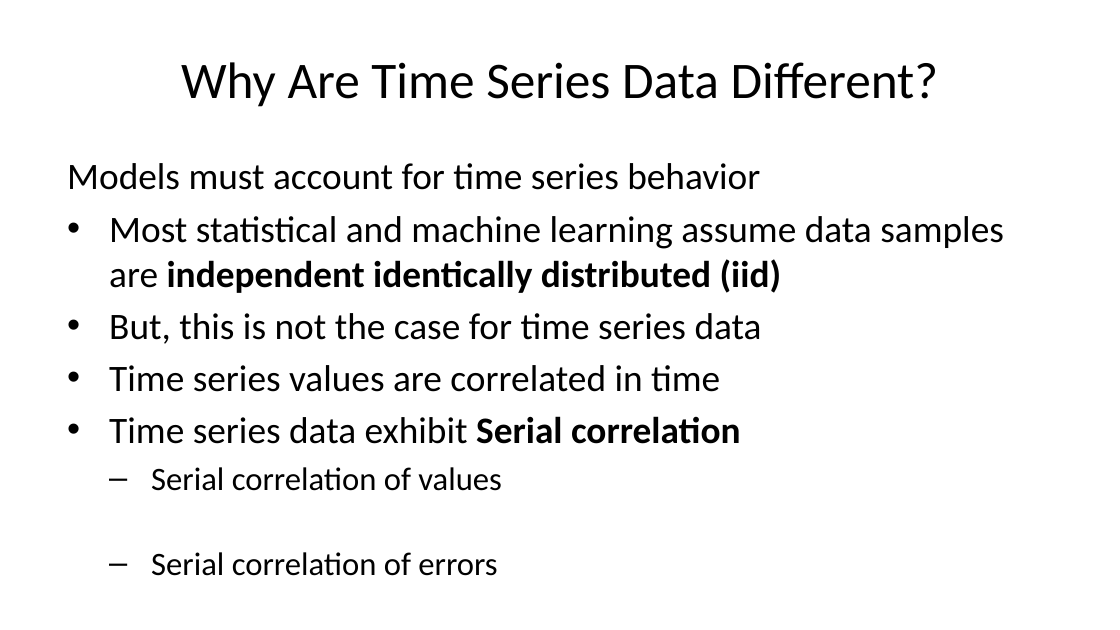
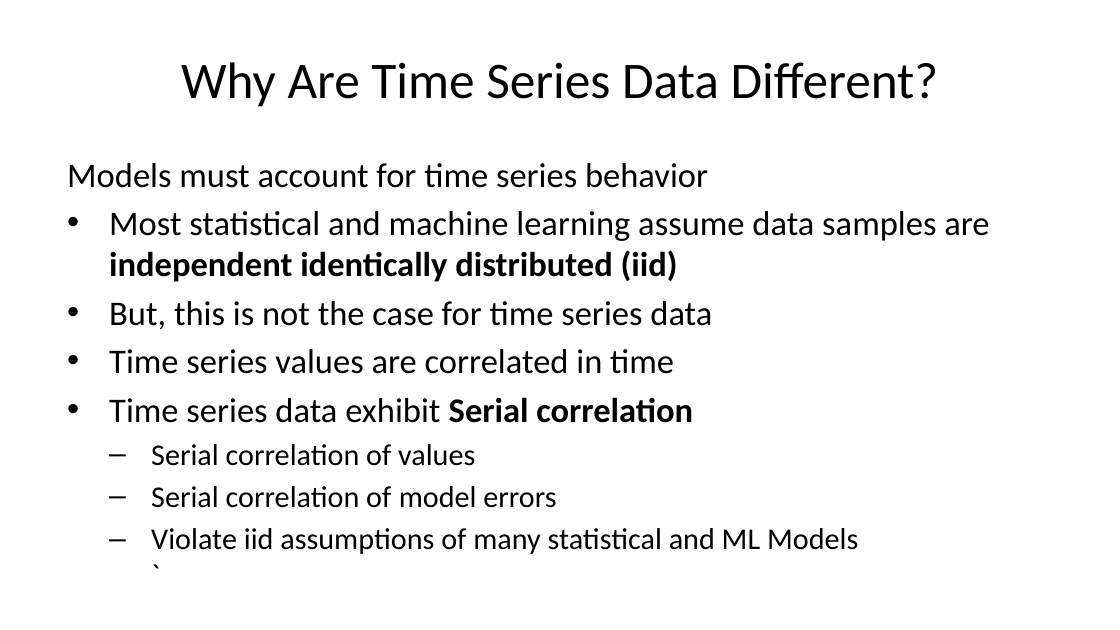
Before and after one commit to StephenElston/CSCI-E-83, a slide deck: slide 4 of LectureSlides/12_IntroductionToTimeSeriesForecasting.pptx. Drawn at 1120x630 pixels with LibreOffice and Linux fonts; fonts in the diff are those of the drawing. Boxes give left, top, right and bottom in pixels: in the first picture for what was removed or moved away, otherwise in the second. Text is boxed around its words. In the diff, an @@ line names an element or a change of style, - is before the commit and + after.

```diff
--- a/LectureSlides/12_IntroductionToTimeSeriesForecasting.pptx
+++ b/LectureSlides/12_IntroductionToTimeSeriesForecasting.pptx
@@ text at (x1=67, y1=163, x2=989, y2=554): size 24 to 22.2 pt in "Models must account for time series behavior", "Most statistical and machine learning assume data ...", "But, this is not the case for ...", "Time series values are correlated in time" and 1 more places; size 21 to 19.4 pt in "Serial correlation of values", "Violate iid assumptions of many statistical and ..." @@
@@ text at (x1=151, y1=486, x2=556, y2=508): text changed; size 21 to 19.4 pt @@
-  – Serial correlation of errors
+  – Serial correlation of model errors
```
Also in this commit, not shown: 41 other slides changed, 1 slide added, 1 slide removed.
